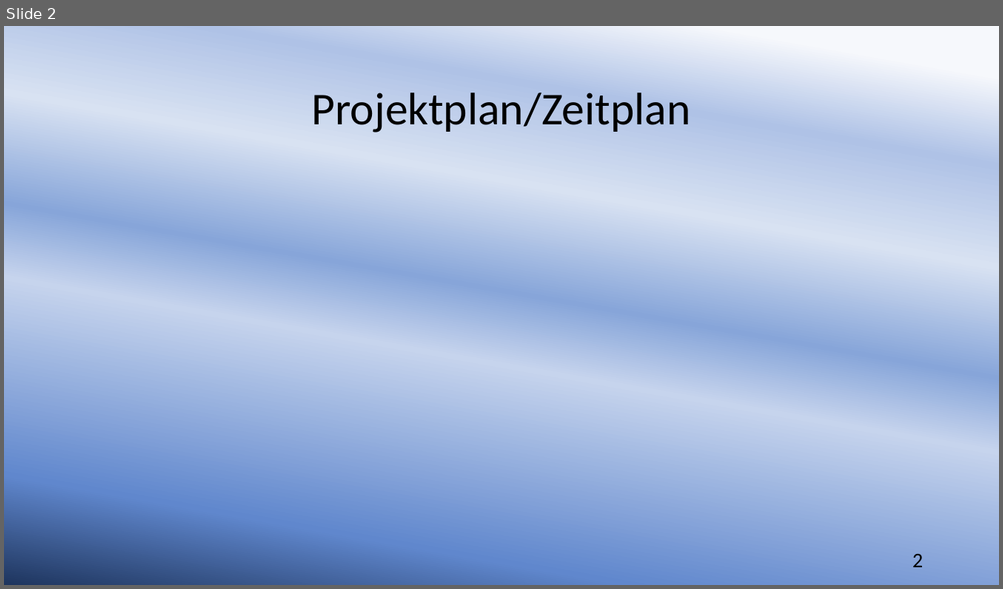
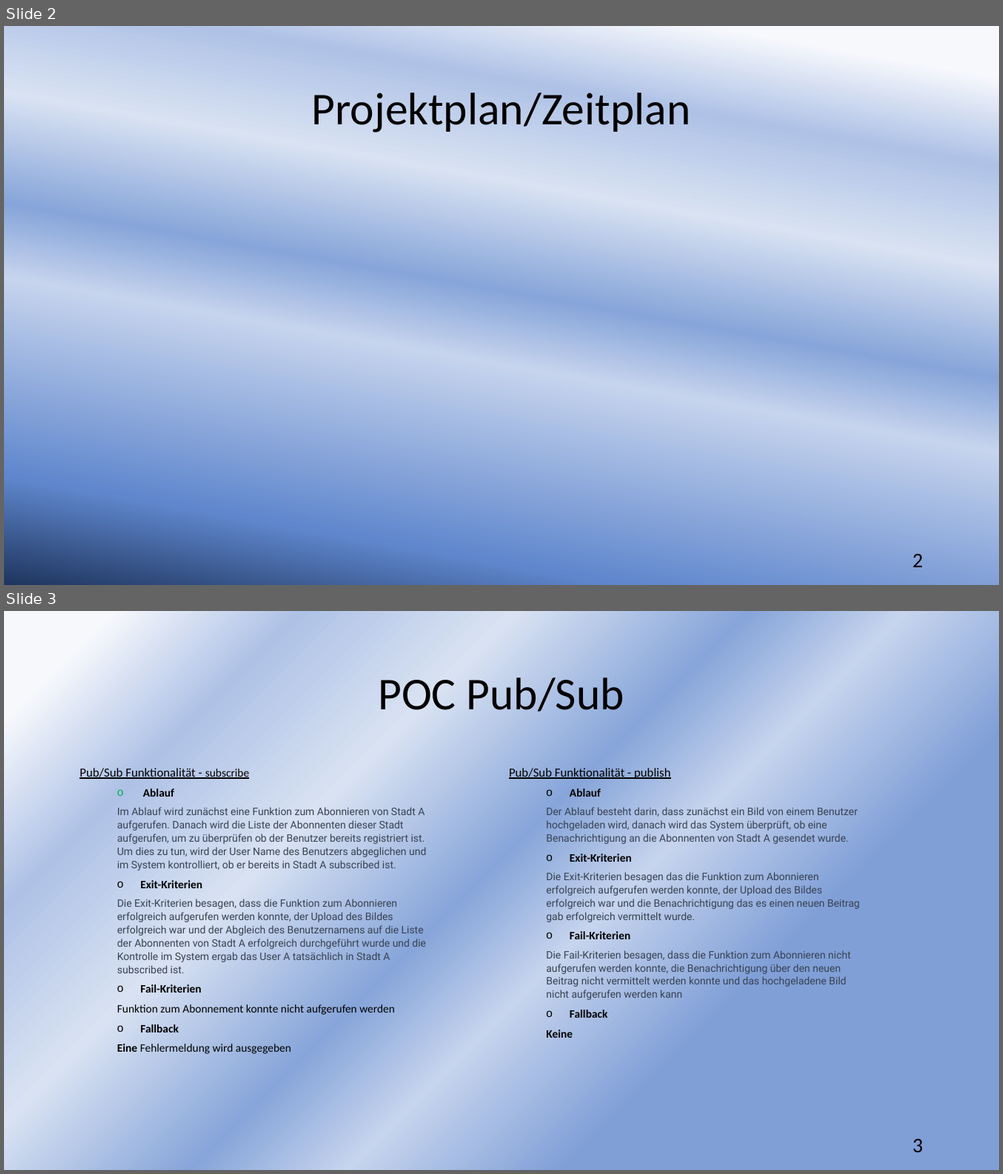
Before and after one commit to sebastiankoch10/EPWS2223HausenKochZimmer, a slide deck: Audits/EPWS2223HausenKochZimmer Audit 3.pptx. Shown one above the other, each under a label of ours: slide 2 before the commit, slides 2 and 3 after it. The pictures are 1003x589 and 1003x1174 pixels, drawn with LibreOffice and Linux fonts; fonts in the diff are those of the drawing. Boxes give left, top, right and bottom in pixels: in the first picture for what was removed or moved away, otherwise in the second. Text is boxed around its words. In the diff, an @@ line names an element or a change of style, - is before the commit and + after.

```diff
--- a/Audits/EPWS2223HausenKochZimmer Audit 3.pptx
+++ b/Audits/EPWS2223HausenKochZimmer Audit 3.pptx
@@ slide 3 added at box(4, 611, 999, 1170), background gradient #F6F8FC to #AFC2E6 to #D8E2F2 to #87A5D9 to #C6D4ED to #809FD7 @@
@@ title added at box(378, 672, 624, 712), 44 pt, text #000000 @@
+POC Pub/Sub
@@ text added at box(79, 768, 426, 1054), 10 pt, text #374151 @@
+Pub/Sub Funktionalität - subscribe
+  o Ablauf
+  Im Ablauf wird zunächst eine Funktion zum Abonnieren von Stadt A aufgerufen. Danach wird die Liste der Abonnenten dieser Stadt aufgerufen, um zu überprüfen ob der Benutzer bereits registriert ist. Um dies zu tun, wird der User Name des Benutzers abgeglichen und im System kontrolliert, ob er bereits in Stadt A subscribed ist.
+  o Exit-Kriterien
+  Die Exit-Kriterien besagen, dass die Funktion zum Abonnieren erfolgreich aufgerufen werden konnte, der Upload des Bildes erfolgreich war und der Abgleich des Benutzernamens auf die Liste der Abonnenten von Stadt A erfolgreich durchgeführt wurde und die Kontrolle im System ergab das User A tatsächlich in Stadt A subscribed ist.
+  o Fail-Kriterien
+  Funktion zum Abonnement konnte nicht aufgerufen werden
+  o Fallback
+  Eine Fehlermeldung wird ausgegeben
@@ text added at box(509, 768, 859, 1018), 10 pt, text #374151 @@
+Pub/Sub Funktionalität - publish
+  o Ablauf
+  Der Ablauf besteht darin, dass zunächst ein Bild von einem Benutzer hochgeladen wird, danach wird das System überprüft, ob eine Benachrichtigung an die Abonnenten von Stadt A gesendet wurde.
+  o Exit-Kriterien
+  Die Exit-Kriterien besagen das die Funktion zum Abonnieren erfolgreich aufgerufen werden konnte, der Upload des Bildes erfolgreich war und die Benachrichtigung das es einen neuen Beitrag gab erfolgreich vermittelt wurde.
+  o Fail-Kriterien
+  Die Fail-Kriterien besagen, dass die Funktion zum Abonnieren nicht aufgerufen werden konnte, die Benachrichtigung über den neuen Beitrag nicht vermittelt werden konnte und das hochgeladene Bild nicht aufgerufen werden kann
+  o Fallback
+  Keine
@@ page number added at box(912, 1139, 922, 1153), 20 pt, text #000000 @@
+3
```
Also in this commit, not shown: 2 other slides added, 3 slides removed, 1 other file.
